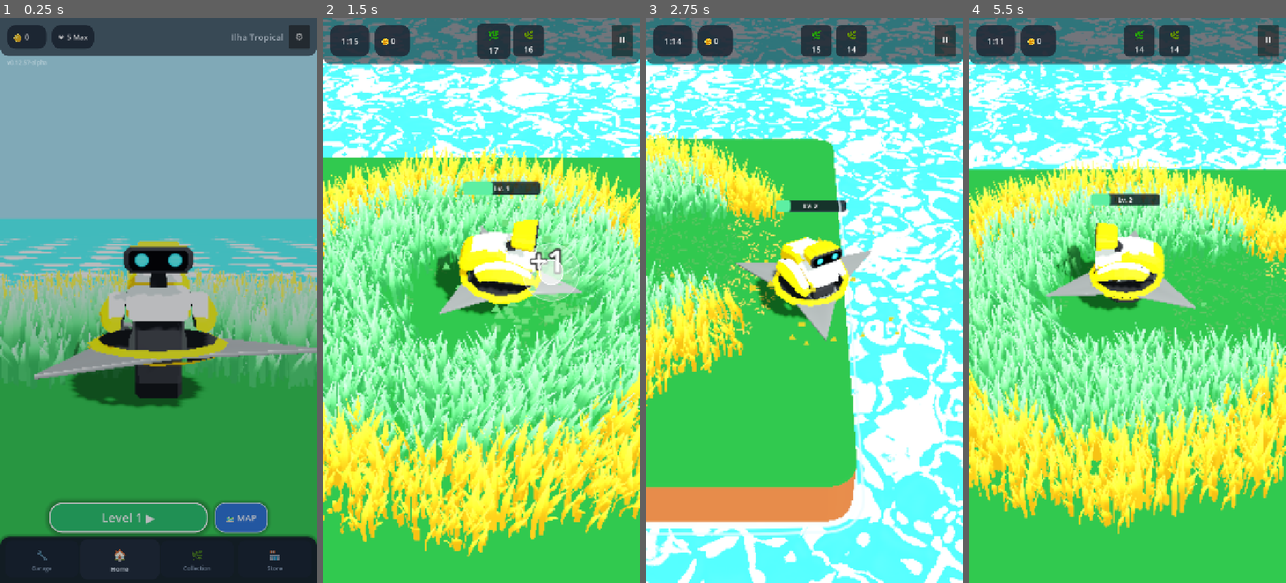
Above: before the commit, frames 1-4 (left to right).
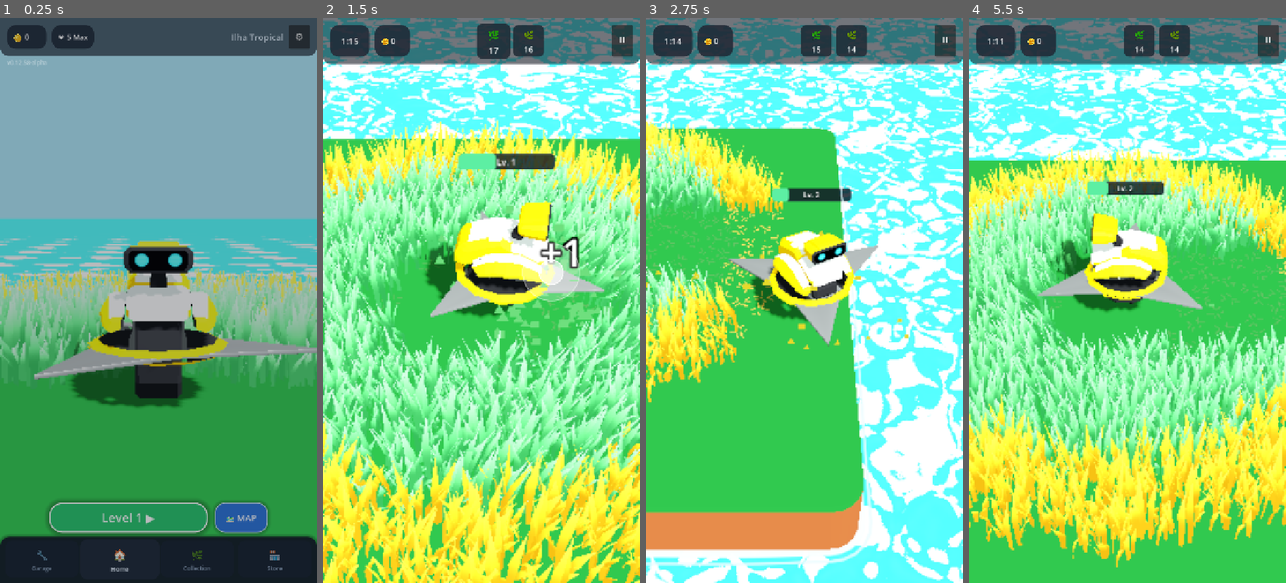
Above: after the commit, the same moments.

Repository: rogerbif/grass-cut-bot
Game: Godot game, scene res://scenes/menu/main_menu.tscn
Same seed, same stepped clock (60 frames per second), same inputs: the game is played once before the commit and once after it.
Inputs (mouse positions are in pixels of both pictures, inside the frame that each line leads up to):
- Up to frame 1 (0.25 s): no input
- Up to frame 2 (1.5 s): click "Level 1 ▶" at 0.5 s; tap Enter at 1.25 s; move the mouse to (551, 272) at 1.27 s; hold Right (ui_right) from 1.28 s (still down); hold Alt from 1.28 s (still down); click (551, 272) at 1.42 s
- Up to frame 3 (2.75 s): release Right (ui_right) at 2 s; release Alt at 2 s; drag from (741, 328) to (788, 413) at 2.02 s
- Up to frame 4 (5.5 s): move the mouse to (1159, 176) at 2.77 s; hold Right (ui_right) 2.78-3.5 s; tap Z at 2.85 s; drag from (1111, 413) to (1032, 215) at 3.52 s; move the mouse to (1222, 385) at 4.27 s; hold Left (ui_left) 4.28-5 s; tap 1 at 4.35 s; drag from (1032, 215) to (1079, 159) at 5.02 s

The runs differ from the first frame. In frame 1, less than 0.1% of the frame differs, in the area x 8-10%, y 7-9%; in frame 2, 73%, in the area x 0-100%, y 0-100%; in frame 3, 49%; in frame 4, 58%.

Commit message:
fix(lighting, camera): restaura iluminacao original e preserva zoom canonico de 6m a 12m (v0.12.58-alpha)

Diff:
--- a/project.godot
+++ b/project.godot
@@ -11,7 +11,7 @@
 [application]
 
 config/name="Grass Cut Bot"
-config/version="0.12.57-alpha"
+config/version="0.12.58-alpha"
 run/main_scene="res://scenes/menu/main_menu.tscn"
 config/features=PackedStringArray("4.7", "Mobile")
 boot_splash/image="uid://3pegaomvcdut"
--- a/scenes/main.tscn
+++ b/scenes/main.tscn
@@ -42,7 +42,7 @@
 transform = Transform3D(1, 0, 0, 0, 1, 0, 0, 0, 1, 0, 0.1, 0)
 
 [node name="IsometricCamera" type="Camera3D" parent="."]
-transform = Transform3D(1, 0, 0, 0, 0.762668, 0.64679, 0, -0.64679, 0.762668, 0, 4.6507, 5.4971)
+transform = Transform3D(1, 0, 0, 0, 0.762668, 0.64679, 0, -0.64679, 0.762668, 0, 3.8756, 4.5809)
 current = true
 fov = 48.0
 script = ExtResource("5_camera")
--- a/scripts/camera/isometric_camera.gd
+++ b/scripts/camera/isometric_camera.gd
@@ -4,8 +4,8 @@
 @export var base_canonical_offset: Vector3 = Vector3(0.0, 7.7511, 9.1619) # 100% canônico (12.0m no Lv 6 MAX)
 @export var follow_speed: float = 8.0
 
-const MIN_DISTANCE_RATIO: float = 0.60 # Distância no Lv 1 equivalente ao nível 2 anterior (7.20m)
-const MAX_DISTANCE_RATIO: float = 0.90 # Distância no Lv 6 MAX equivalente ao nível 5 anterior (10.80m)
+const MIN_DISTANCE_RATIO: float = 0.50 # 50% de distância no Lv 1 (6.0m)
+const MAX_DISTANCE_RATIO: float = 1.00 # 100% de distância no Lv 6 MAX (12.0m)
 const ZOOM_TWEEN_DURATION: float = 0.75
 
 const VICTORY_OFFSET: Vector3 = Vector3(0.0, 1.25, 4.0)
@@ -16,7 +16,7 @@
 var shake_duration: float = 0.0
 
 var _in_victory_cam: bool = false
-var _current_gameplay_offset: Vector3 = Vector3(0.0, 4.6507, 5.4971)
+var _current_gameplay_offset: Vector3 = Vector3(0.0, 3.8756, 4.5809)
 var _victory_offset: Vector3 = Vector3(0.0, 1.25, 4.0)
 var _current_rotation: Vector3 = Vector3.ZERO
 var _victory_tween: Tween = null
--- a/scripts/core/game_version.gd
+++ b/scripts/core/game_version.gd
@@ -7,7 +7,7 @@
 
 const MAJOR: int = 0
 const MINOR: int = 12
-const PATCH: int = 57
+const PATCH: int = 58
 const STAGE: String = "ALPHA" # "PRE-ALPHA", "ALPHA", "BETA", "RC", "RELEASE"
 const BUILD_TYPE: String = "dev" # "dev", "nightly", "public"
 
--- a/tests/test_camera_zoom_levels.gd
+++ /dev/null
@@ -1,47 +0,0 @@
-extends Node
-
-func _ready() -> void:
-	print("--- TEST CAMERA ZOOM LEVELS (LV 2 TO LV 5 RANGE) ---")
-	var cam_script: GDScript = load("res://scripts/camera/isometric_camera.gd")
-	var cam: Camera3D = Camera3D.new()
-	cam.set_script(cam_script)
-
-	var base_canonical: Vector3 = cam.get("base_canonical_offset")
-	var full_dist: float = base_canonical.length()
-	print("Base canonical distance: ", full_dist)
-
-	# Level 1 offset and distance
-	var off_lv1: Vector3 = cam.get_target_offset_for_level(1)
-	var dist_lv1: float = off_lv1.length()
-	print("Lv 1 (Inicial): dist = ", dist_lv1, " | offset = ", off_lv1)
-
-	# Level 6 offset and distance
-	var off_lv6: Vector3 = cam.get_target_offset_for_level(6)
-	var dist_lv6: float = off_lv6.length()
-	print("Lv 6 (Final/MAX): dist = ", dist_lv6, " | offset = ", off_lv6)
-
-	# Verify Lv 1 corresponds to 60% of base canonical (which was Level 2 distance)
-	var expected_lv1_ratio: float = 0.60
-	var actual_lv1_ratio: float = dist_lv1 / full_dist
-	print("Lv 1 ratio: ", actual_lv1_ratio, " (expected: ", expected_lv1_ratio, ")")
-	if absf(actual_lv1_ratio - expected_lv1_ratio) > 0.001:
-		push_error("Lv 1 zoom distance is not equal to Level 2 (60%)!")
-		get_tree().quit(1)
-		return
-
-	# Verify Lv 6 corresponds to 90% of base canonical (which was Level 5 distance)
-	var expected_lv6_ratio: float = 0.90
-	var actual_lv6_ratio: float = dist_lv6 / full_dist
-	print("Lv 6 ratio: ", actual_lv6_ratio, " (expected: ", expected_lv6_ratio, ")")
-	if absf(actual_lv6_ratio - expected_lv6_ratio) > 0.001:
-		push_error("Lv 6 zoom distance is not equal to Level 5 (90%)!")
-		get_tree().quit(1)
-		return
-
-	for lvl in range(1, 7):
-		var off: Vector3 = cam.get_target_offset_for_level(lvl)
-		print("Level ", lvl, ": dist = ", snappedf(off.length(), 0.01), "m, offset = ", off)
-
-	print("✔ TODOS OS TESTES DE ZOOM DA CÂMERA PASSARAM COM SUCESSO!")
-	cam.free()
-	get_tree().quit(0)
--- a/tests/test_camera_zoom_levels.tscn
+++ /dev/null
@@ -1,6 +0,0 @@
-[gd_scene load_steps=2 format=3 uid="uid://test_cam_zoom_01"]
-
-[ext_resource type="Script" path="res://tests/test_camera_zoom_levels.gd" id="1_test"]
-
-[node name="TestCameraZoom" type="Node"]
-script = ExtResource("1_test")
Not shown, changed: docs/01_visao_geral_e_gdd/DIRECAO_DE_ARTE_E_VISUAL.md
Not shown, changed: docs/04_sistemas_e_gameplay/GAME_FEEL_E_HAPTICS.md
Not shown, removed: docs/historico_melhorias/134_recalibracao_zoom_camera_faixa_lv2_a_lv5.md
Not shown, changed: docs/historico_melhorias/INDICE_MELHORIAS.md
